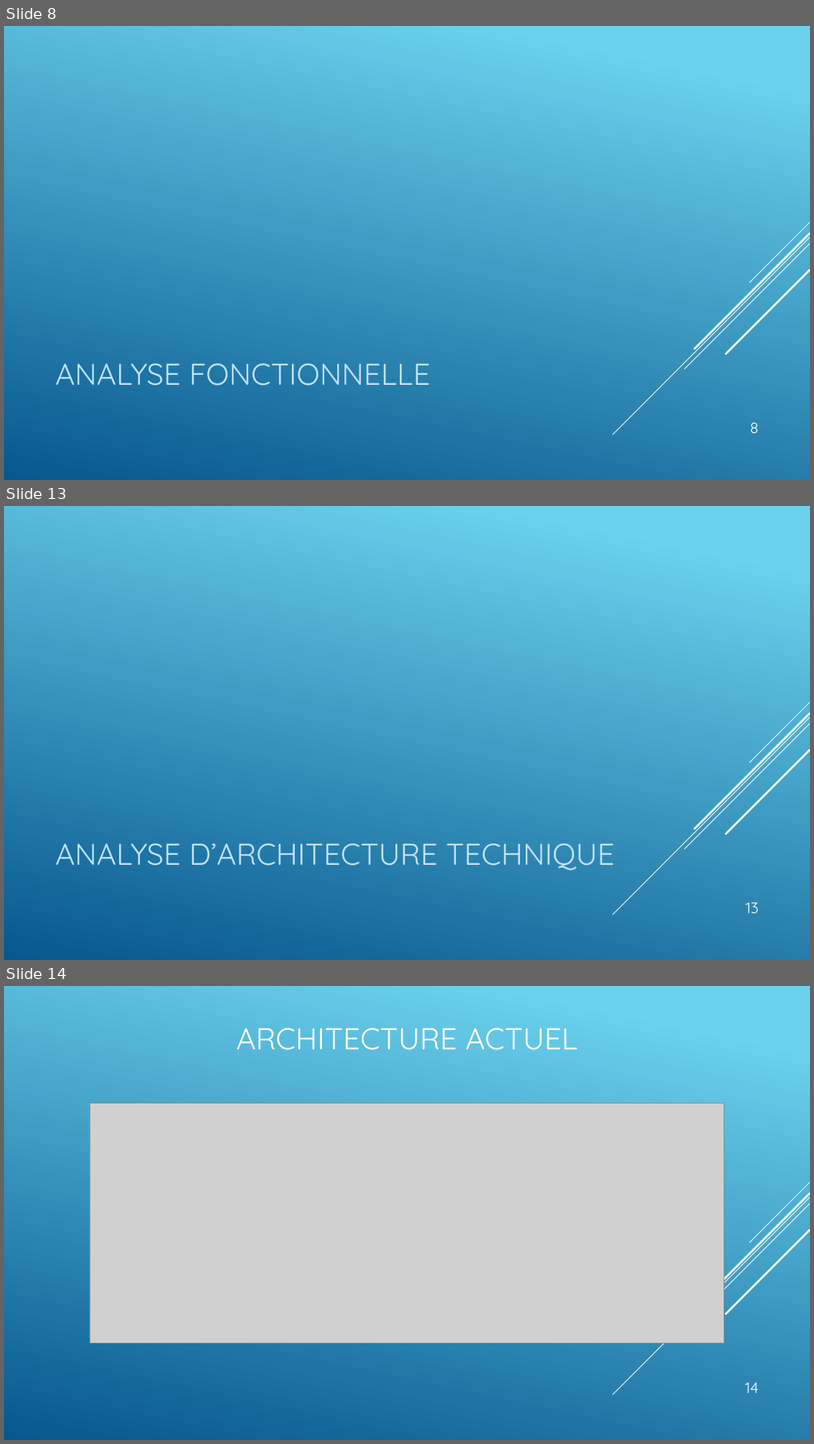
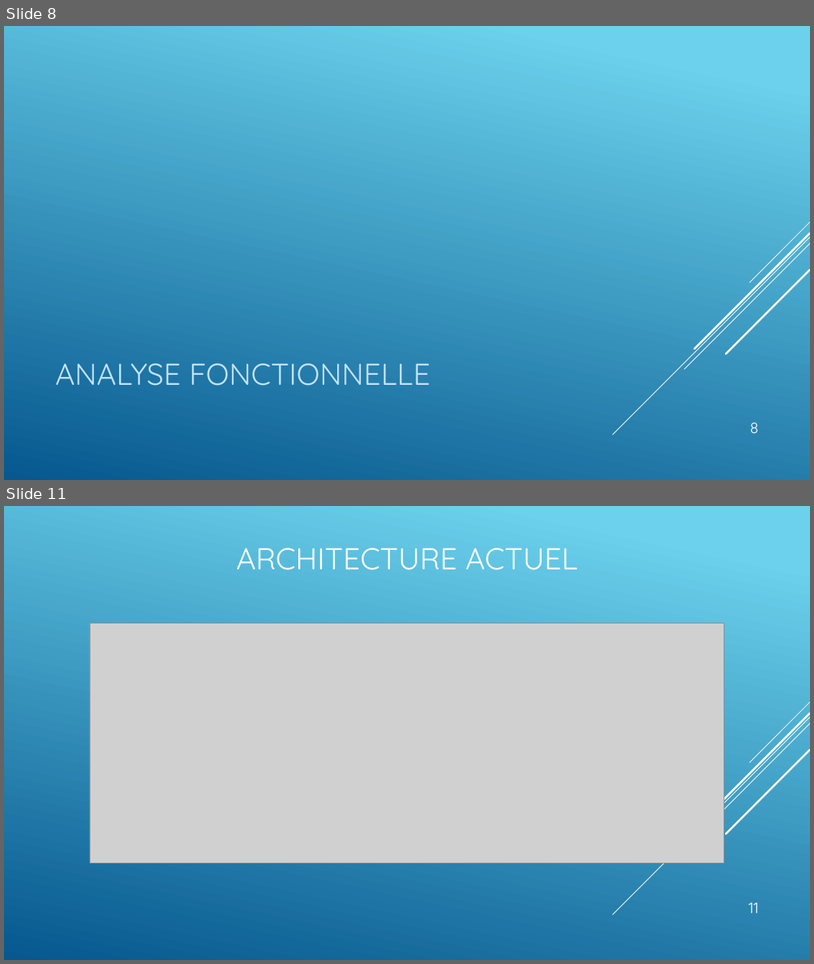
Before and after one commit to CGAL-MPIR-209/209_Project, a slide deck: Planches Aero-Breizh.pptx. Shown one above the other, each under a label of ours: slides 8, 13 and 14 before the commit, slides 8 and 11 after it; the slides between them are not shown. The pictures are 814x1444 and 814x964 pixels, drawn with LibreOffice and Linux fonts; fonts in the diff are those of the drawing; grey boxes stand for pictures. Boxes give left, top, right and bottom in pixels: in the first picture for what was removed or moved away, otherwise in the second. Text is boxed around its words. In the diff, an @@ line names an element or a change of style, - is before the commit and + after.

```diff
--- a/Planches Aero-Breizh.pptx
+++ b/Planches Aero-Breizh.pptx
@@ slide 13 removed at (4, 506, 810, 960), background gradient #6ED2EB to #06588E; not listed: 5 template elements that a slide beside it also shows @@
@@ title removed at (55, 843, 615, 870) @@
-ANALYSE D’ARCHITECTURE TECHNIQUE
@@ page number removed at (746, 902, 759, 913) @@
-13
@@ what was slide 14 is now slide 11 @@
@@ page number at (749, 902, 759, 913): text changed @@
-14
+11
```
Also in this commit, not shown: 5 slides changed, 3 slides added, 5 other slides removed, 2 other files.
